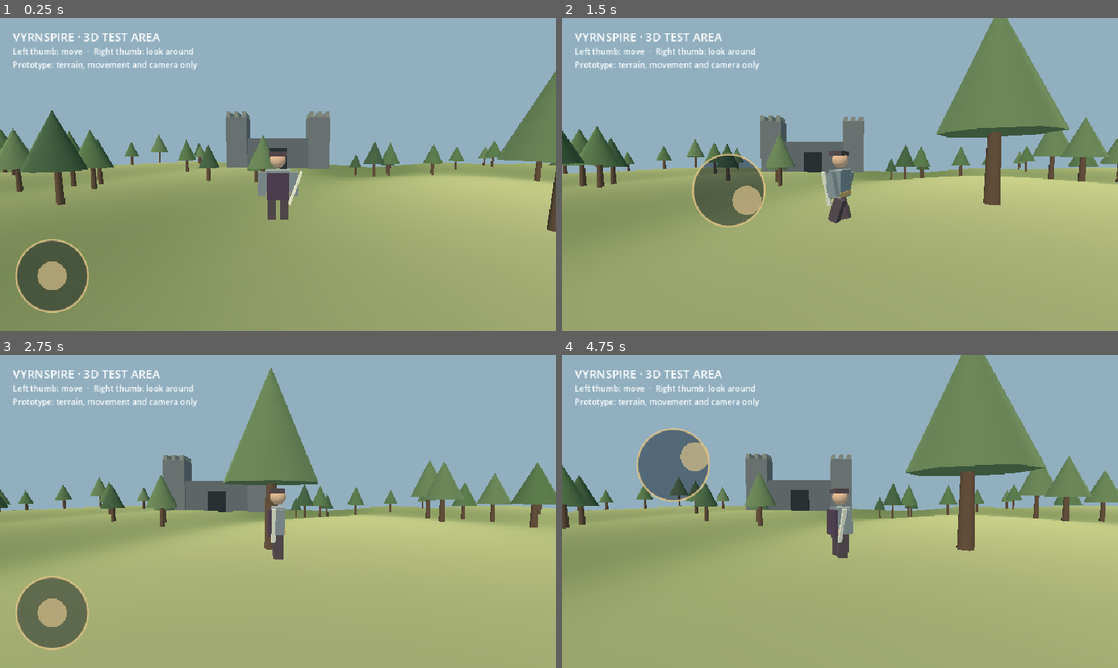
Above: before the commit, frames 1-4 (two rows, left to right).
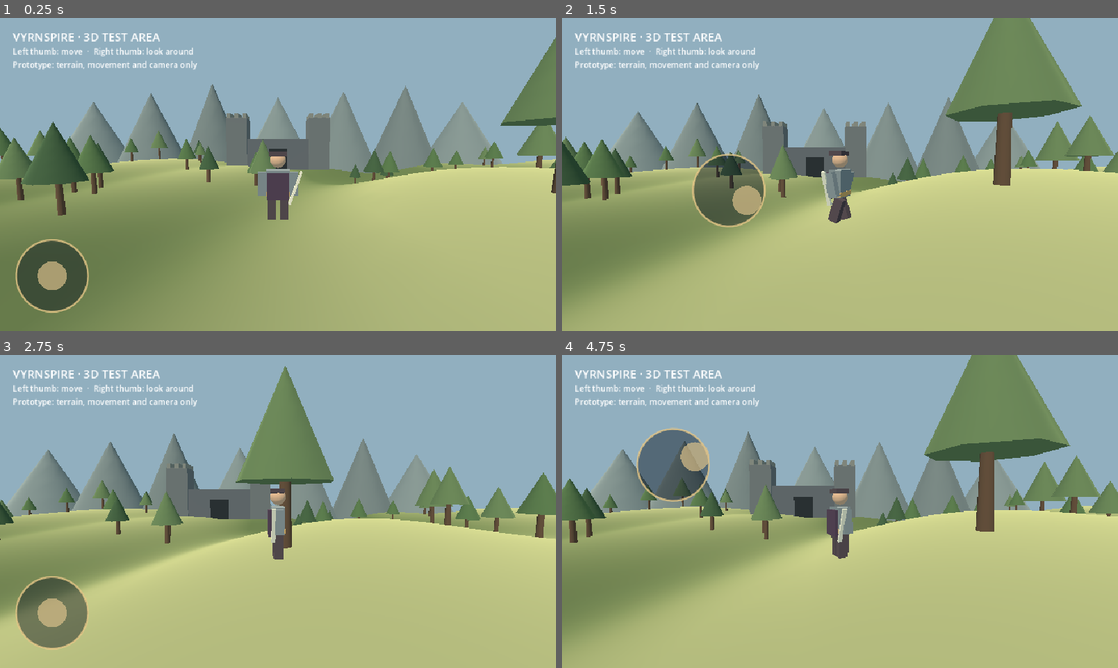
Above: after the commit, the same moments.

Repository: theintruder-glitch/Runebound
Game: Godot game, scene res://main.tscn
Two runs of this game, one before a commit and one after it. Both use one fixed random seed, a clock stepped at 60 frames per second and the inputs below.
Inputs (mouse positions are in pixels of both pictures, inside the frame that each line leads up to):
- Up to frame 1 (0.25 s): no input
- Up to frame 2 (1.5 s): move the mouse to (962, 158) at 0.52 s; hold D 0.53-1.25 s; click (962, 158) at 0.67 s; drag from (728, 190) to (812, 237) at 1.27 s
- Up to frame 3 (2.75 s): move the mouse to (333, 442) at 2.02 s; hold D from 2.03 s (still down)
- Up to frame 4 (4.75 s): release D at 2.75 s; drag from (812, 574) to (673, 464) at 2.77 s; move the mouse to (1006, 558) at 3.52 s; hold A 3.53-4.25 s; drag from (673, 464) to (756, 433) at 4.27 s

The runs differ from the first frame. In frame 1, 13% of the frame differs, in the area x 0-100%, y 6-69%; in frame 2, 22%; in frame 3, 20%; in frame 4, 24%, in the area x 0-100%, y 0-100%.

Commit message:
Add higher terrain and a distant mountain ridge

Diff:
--- a/vyrnspire-3d/scripts/preview.gd
+++ b/vyrnspire-3d/scripts/preview.gd
@@ -15,7 +15,7 @@
 const GRID=64
 const STEP=2.0
 func terrain_height(x:float,z:float) -> float:
-	return 0.9*sin(x*.075)*cos(z*.065)+0.35*sin(x*.19+z*.11)+0.6*cos(z*.045)
+	return 2.3*sin(x*.075)*cos(z*.065)+0.7*sin(x*.19+z*.11)+1.0*cos(z*.045)
 func material(c:Color,roughness:float=1.0) -> StandardMaterial3D:
 	var m=StandardMaterial3D.new();m.albedo_color=c;m.roughness=roughness;return m
 func _ready() -> void:
@@ -51,6 +51,10 @@
 		var h=rng.randf_range(3.5,6.5);cylinder(tree,.24,h*.55,Vector3(0,h*.28,0),Color("584638"))
 		var crown=CylinderMesh.new();crown.top_radius=0;crown.bottom_radius=h*.30;crown.height=h*.66;crown.radial_segments=7
 		add_mesh(tree,crown,Vector3(0,h*.72,0),[Color("38563d"),Color("4a6a46"),Color("587451")][i%3])
+	# Decorative ridge sits beyond the playable terrain; it has no collision.
+	for i in range(7):
+		var ridge=CylinderMesh.new();ridge.top_radius=0;ridge.bottom_radius=18.0;ridge.height=32.0+(i%3)*6;ridge.radial_segments=7
+		add_mesh(self,ridge,Vector3(-78+i*26,8,-90-abs(i-3)*3),Color("71838a").darkened((i%3)*.05))
 	# A distant castle silhouette provides a destination without collision or a dungeon yet.
 	var castle=Node3D.new();castle.position=Vector3(0,terrain_height(0,-43),-43);add_child(castle)
 	box(castle,Vector3(14,6,4),Vector3(0,3,0),Color("59616b"))
